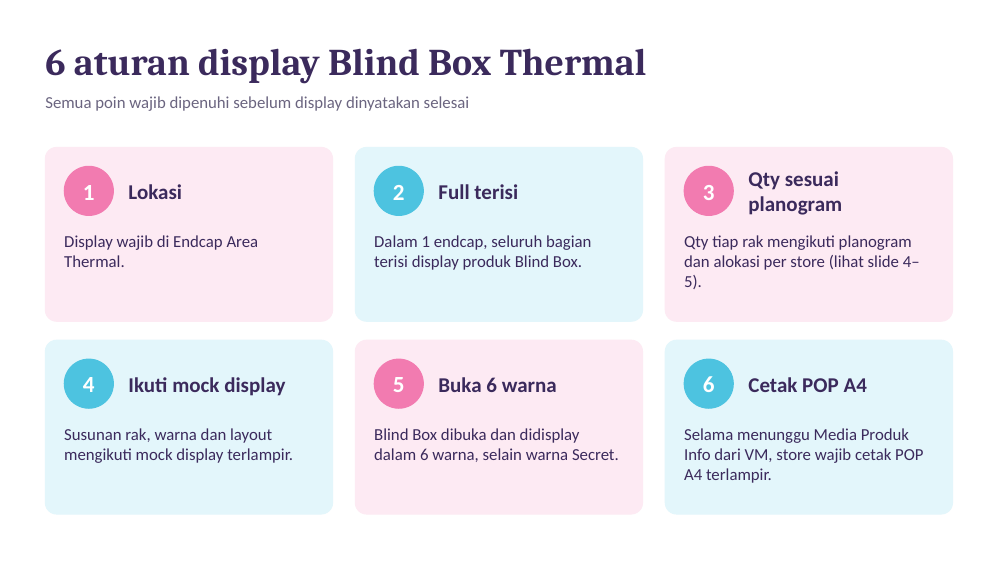
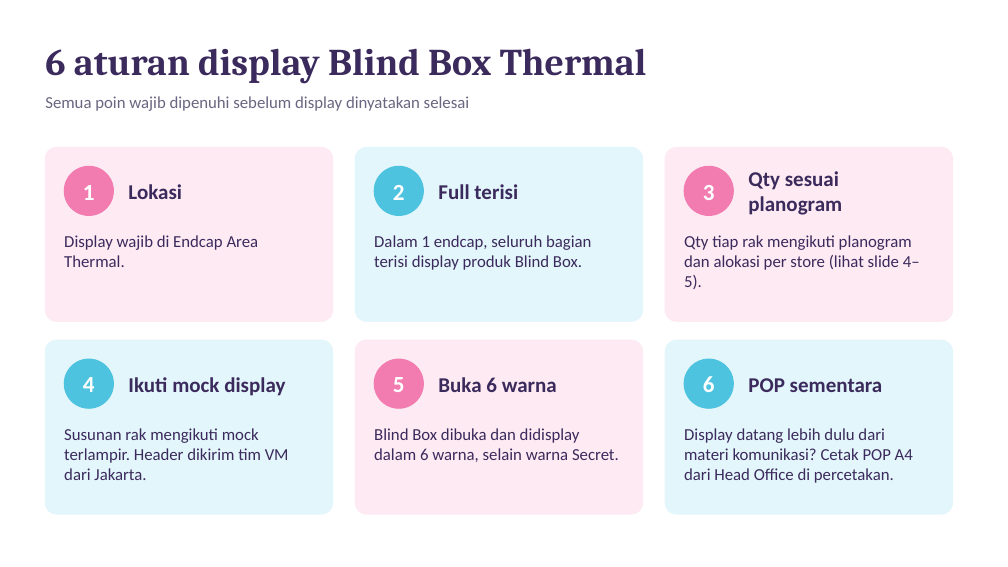
Before and after one commit to eriehermawan-hci/Testing-Erie, a slide deck: slide 2 of Instruksi_Display_Blind_Box_Thermal.pptx. Drawn at 1008x567 pixels with LibreOffice and Linux fonts; fonts in the diff are those of the drawing. Boxes give left, top, right and bottom in pixels: in the first picture for what was removed or moved away, otherwise in the second. Text is boxed around its words. In the diff, an @@ line names an element or a change of style, - is before the commit and + after.

```diff
--- a/Instruksi_Display_Blind_Box_Thermal.pptx
+++ b/Instruksi_Display_Blind_Box_Thermal.pptx
@@ text at (x1=748, y1=378, x2=883, y2=392): text changed @@
-Cetak POP A4
+POP sementara
@@ text at (x1=64, y1=428, x2=289, y2=480): text changed @@
-Susunan rak, warna dan layout mengikuti mock display terlampir.
+Susunan rak mengikuti mock terlampir. Header dikirim tim VM dari Jakarta.
@@ text at (x1=684, y1=428, x2=913, y2=483): text changed @@
-Selama menunggu Media Produk Info dari VM, store wajib cetak POP A4 terlampir.
+Display datang lebih dulu dari materi komunikasi? Cetak POP A4 dari Head Office di percetakan.
```
Also in this commit, not shown: 4 other slides changed.
